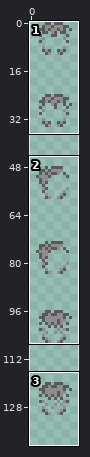
One commit to this sprite sheet: assets/textures/entity/player/playerHair.png. Above, an overview of the earlier version with the close-up marked.
Close-up. Before the commit:
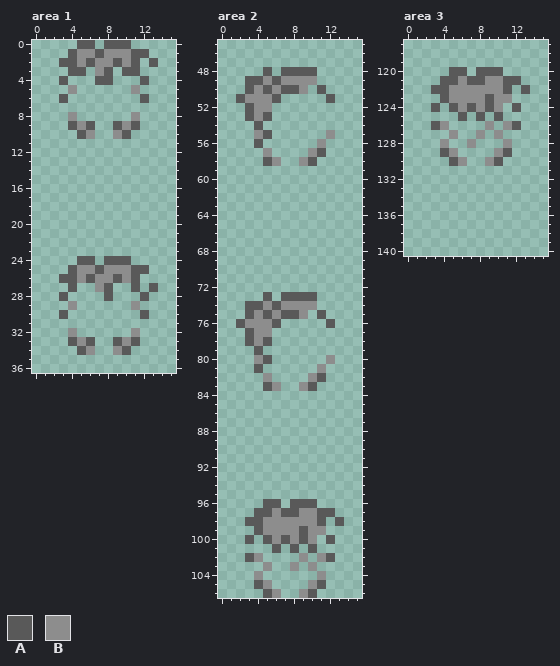
The file is 16x144 pixels. Shown: area 1: x 0..15, y 0..36; area 2: x 0..15, y 45..106; area 3: x 0..15, y 117..140. The wide view leaves out empty margins.
Palette (. is transparent): A #595959  B #8d8d8d
Pixels before, area 1, first column x 3:
 0 ..AA.AAA...
 1 .ABBABBBAA.
 2 AABABBABA.A
 3 .AA.BA.AA..
 4 A...AA...A.
 5 .B......B..
 6 A........A.
 7 ...........
 8 .B......B..
 9 .ABA..ABA..
10 ..AB..BA...
11 ...........
12 ...........
13 ...........
14 ...........
15 ...........
16 ...........
17 ...........
18 ...........
19 ...........
20 ...........
21 ...........
22 ...........
23 ...........
24 ..AA.AAA...
25 .ABBABBBAA.
26 AABABBABA..
27 .A..BA..A.A
28 A....A...A.
29 .B......B..
30 A........A.
31 ...........
32 .B......B..
33 .ABA..ABA..
34 ..AB..BA...
Pixels before, area 2, first column x 2:
 48 ...A.AAAA...
 49 .AABABBBB...
 50 .ABABAAB.A..
 51 ABBBA.....A.
 52 .ABB........
 53 .ABA........
 54 ..A.........
 55 ..BA......B.
 56 ..A......B..
 57 ...B....BA..
 58 ...AB..BA...
 59 ............
 60 ............
 61 ............
 62 ............
 63 ............
 64 ............
 65 ............
 66 ............
 67 ............
 68 ............
 69 ............
 70 ............
 71 ............
 72 ............
 73 ...A.AAAA...
 74 .AABABBBB...
 75 .ABABAAB.A..
 76 ABBBA.....A.
 77 .ABB........
 78 .ABA........
 79 ..A.........
 80 ..BA......B.
 81 ..A......B..
 82 ...B....BA..
 83 ...AB..BA...
 84 ............
 85 ............
 86 ............
 87 ............
 88 ............
 89 ............
 90 ............
 91 ............
 92 ............
 93 ............
 94 ............
 95 ............
 96 ...AA.AAA...
 97 ..AABAABBAA.
 98 .AABBBBBBA.A
 99 ..ABBBBABB..
100 .A.ABABAB.A.
101 ....A.A.A...
102 .AB....B.BA.
103 ...B..B.B...
104 ..B......B..
105 ..AB....BA..
106 ...AB..BA...
Pixels before, area 3, first column x 3:
120 ..AA.AAA...
121 .AABAABBAA.
122 AABBBBBBA.A
123 .ABBBBABB..
124 A.ABABAB.A.
125 ...A.A.A...
126 AB....B.BA.
127 ..B..B.B...
128 .B..B...B..
129 .AB....BA..
130 ..AB..BA...
After the commit:
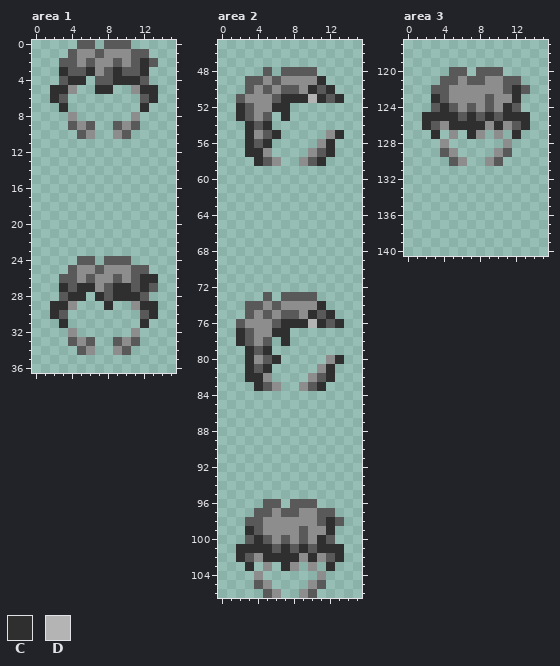
Colours new in this view: C #2f2f2f  D #b4b4b4
Changes in this commit:
Changed rows in their new state; - is an unchanged pixel.
Area 1:
first column x 2:
 2 ----------C-
 3 -C--C--C--C-
 4 --CC---CCC--
 5 CC---CC---CC
 6 C----------C
 7 -C--------C-
first column x 2:
26 ----------CC
27 -C-CC--CC-C-
28 --CC-C-CCC--
29 CC----C---CC
30 C----------C
31 -C--------C-
Area 2:
first column x 2:
 49 ---------C--
 50 --------C-C-
 51 -----CCCDC-C
 52 C---CC------
 53 C----C------
 54 -C-C--------
 55 -C--C------C
 56 -C-C------C-
 57 -CC-------C-
 58 --C------C--
first column x 2:
 74 ---------C--
 75 --------C-C-
 76 -----CCCDC-C
 77 C---CC------
 78 C----C------
 79 -C-C--------
 80 -C--C------C
 81 -C-C------C-
 82 -CC-------C-
 83 --C------C--
first column x 2:
 98 ----------C-
 99 -C--------C-
100 --C------C--
101 CCCC-C-C-CCC
102 C--CCCC-C--C
103 -C---C----C-
Area 3:
first column x 2:
122 ----------C-
123 -C--------C-
124 --C------C--
125 CCCC-C-C-CCC
126 C--CCCC-C--C
127 -C---C----C-
128 -----.------
